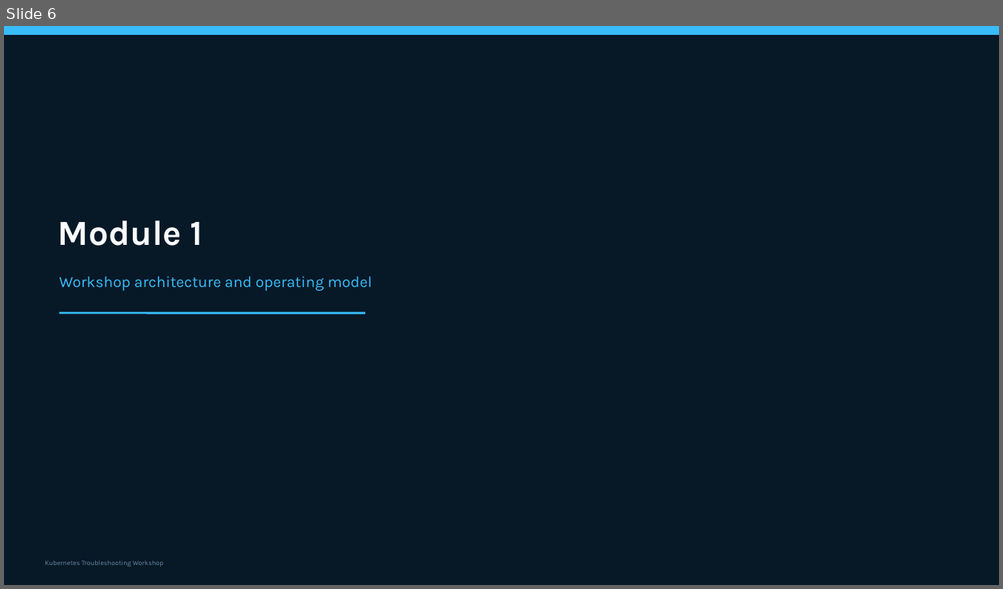
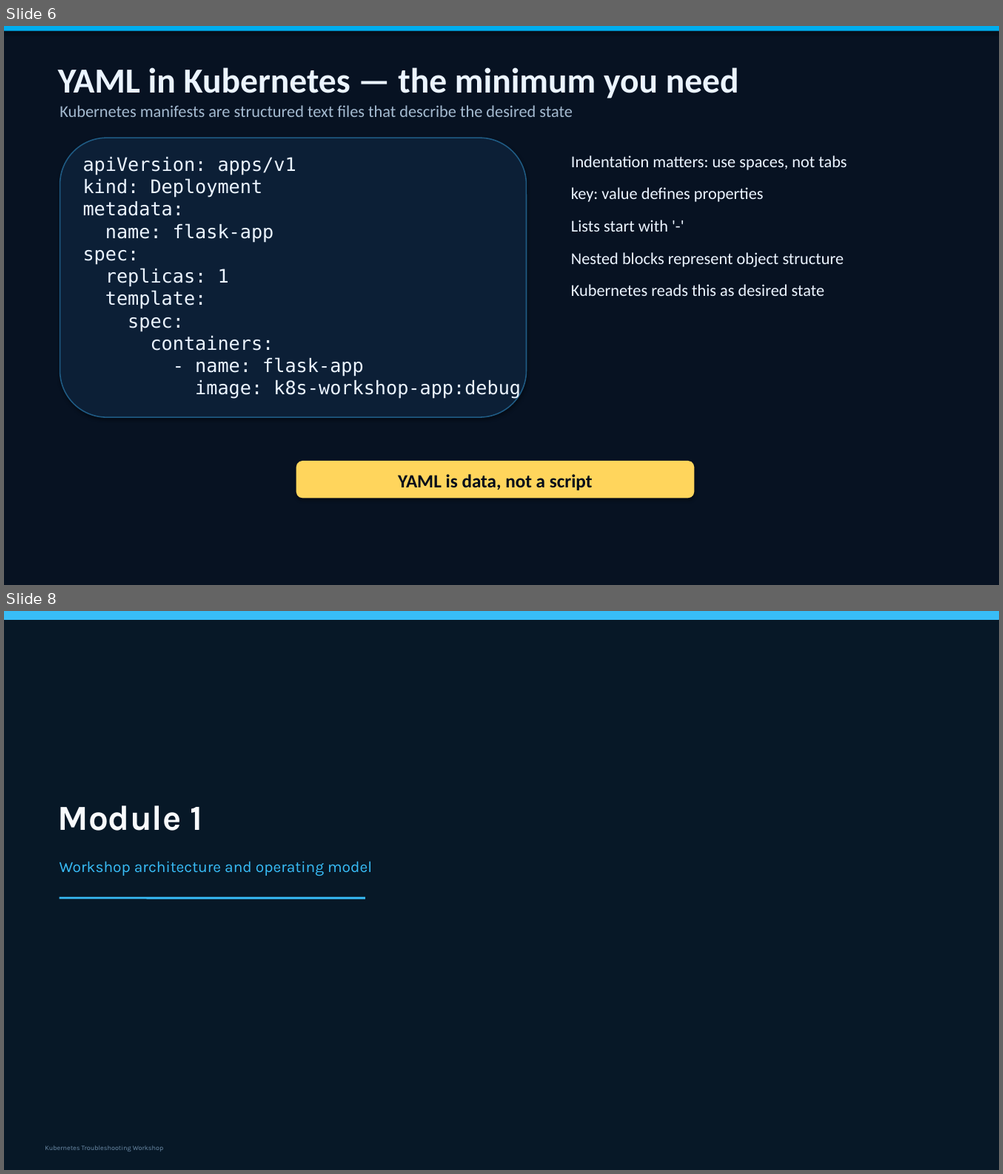
Before and after one commit to slaneslane/k8s-workshop-2, a slide deck: presentations/K8s_Troubleshooting_Workshop_FULL.pptx. Shown one above the other, each under a label of ours: slide 6 before the commit, slides 6 and 8 after it; the slides between them are not shown. The pictures are 1003x589 and 1003x1174 pixels, drawn with LibreOffice and Linux fonts; fonts in the diff are those of the drawing. Boxes give left, top, right and bottom in pixels: in the first picture for what was removed or moved away, otherwise in the second. Text is boxed around its words. In the diff, an @@ line names an element or a change of style, - is before the commit and + after.

Commit message:
YAML added

```diff
--- a/presentations/K8s_Troubleshooting_Workshop_FULL.pptx
+++ b/presentations/K8s_Troubleshooting_Workshop_FULL.pptx
@@ slide 6 added at bbox=[4, 26, 999, 585], background #FFFFFF @@
@@ rectangle added at bbox=[4, 26, 999, 585], fill #071222 @@
@@ rectangle added at bbox=[4, 26, 999, 31], fill #00AEEF @@
@@ text added at bbox=[58, 67, 739, 99], 34 pt, text #EBF4FF, bold @@
+YAML in Kubernetes — the minimum you need
@@ text added at bbox=[60, 105, 572, 117], 16 pt, text #A4BAD0 @@
+Kubernetes manifests are structured text files that describe the desired state
@@ rounded rectangle added at bbox=[60, 138, 526, 417], fill #0C1F36, outline #1F5B84 1.1 pt @@
@@ text added at bbox=[83, 157, 521, 399], 18 pt, text #EBF4FF @@
+apiVersion: apps/v1
+kind: Deployment
+metadata:
+name: flask-app
+spec:
+replicas: 1
+template:
+spec:
+containers:
+- name: flask-app
+image: k8s-workshop-app:debug
@@ text added at bbox=[571, 156, 846, 296], 16 pt, text #EBF4FF @@
+Indentation matters: use spaces, not tabs
+key: value defines properties
+Lists start with '-'
+Nested blocks represent object structure
+Kubernetes reads this as desired state
@@ rounded rectangle added at bbox=[296, 461, 694, 498], fill #FFD55C @@
@@ text added at bbox=[398, 474, 592, 491], 18 pt, text #020C19, bold @@
+YAML is data, not a script
@@ what was slide 6 is now slide 8 @@
```
Also in this commit, not shown: 1 other slide added, 1 other file.
